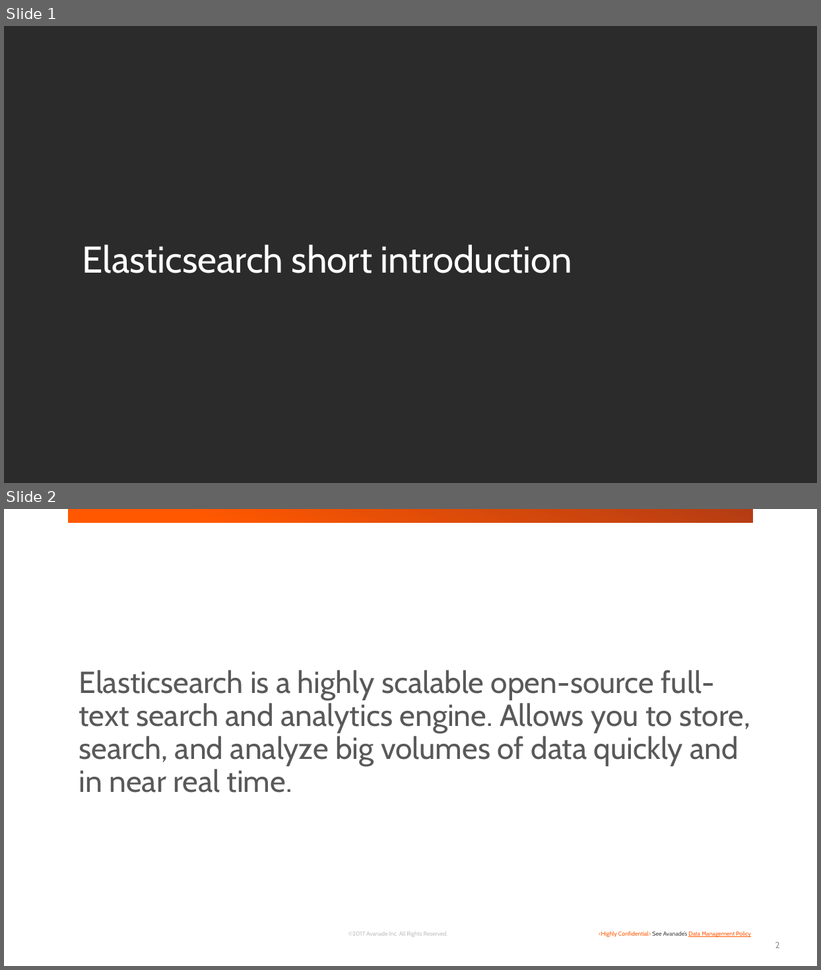
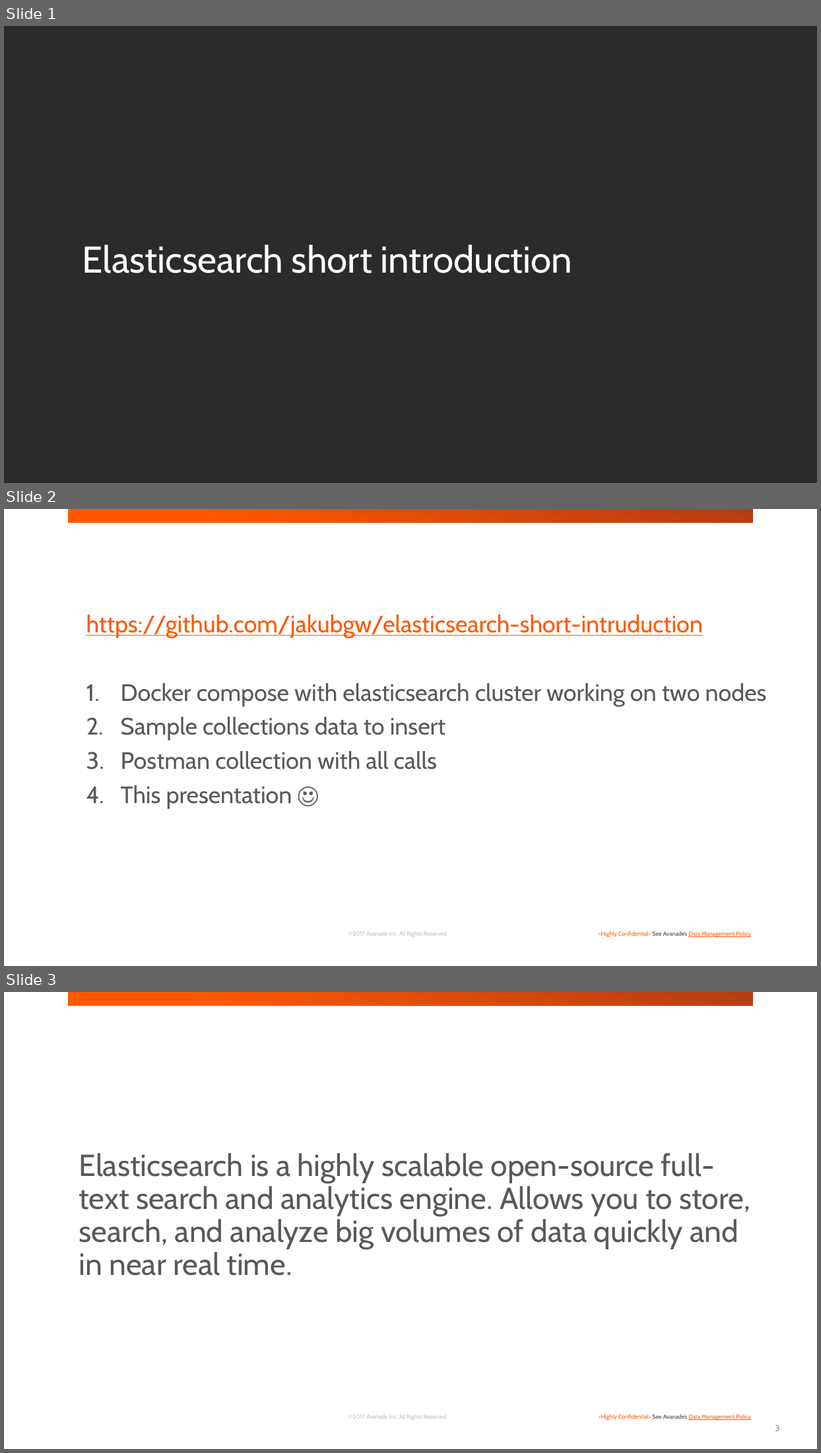
Before and after one commit to jakubgw/elasticsearch-short-intruduction, a slide deck: elasticsearch short introduction.pptx. Shown one above the other, each under a label of ours: slides 1 and 2 before the commit, slides 1, 2 and 3 after it. The pictures are 821x970 and 821x1453 pixels, drawn with LibreOffice and Linux fonts; fonts in the diff are those of the drawing; background and template pictures are left out; a plain dark background stands for a picture behind light text. Boxes give left, top, right and bottom in pixels: in the first picture for what was removed or moved away, otherwise in the second. Text is boxed around its words. In the diff, an @@ line names an element or a change of style, - is before the commit and + after.

```diff
--- a/elasticsearch short introduction.pptx
+++ b/elasticsearch short introduction.pptx
@@ slide 2 added at <box>4,509,817,966</box>, background #FFFFFF; not listed: 3 template elements that a slide beside it also shows @@
@@ text added at <box>86,615,767,809</box>, 28 pt, text #595959 @@
+https://github.com/jakubgw/elasticsearch-short-intruduction
+1. Docker compose with elasticsearch cluster working on two nodes
+2. Sample collections data to insert
+3. Postman collection with all calls
+4. This presentation ☺
@@ what was slide 2 is now slide 3 @@
@@ page number at <box>775,1425,780,1432</box>: text changed @@
-2
+3
```
Also in this commit, not shown: 2 slides changed, 7 other slides added, 4 other files.
